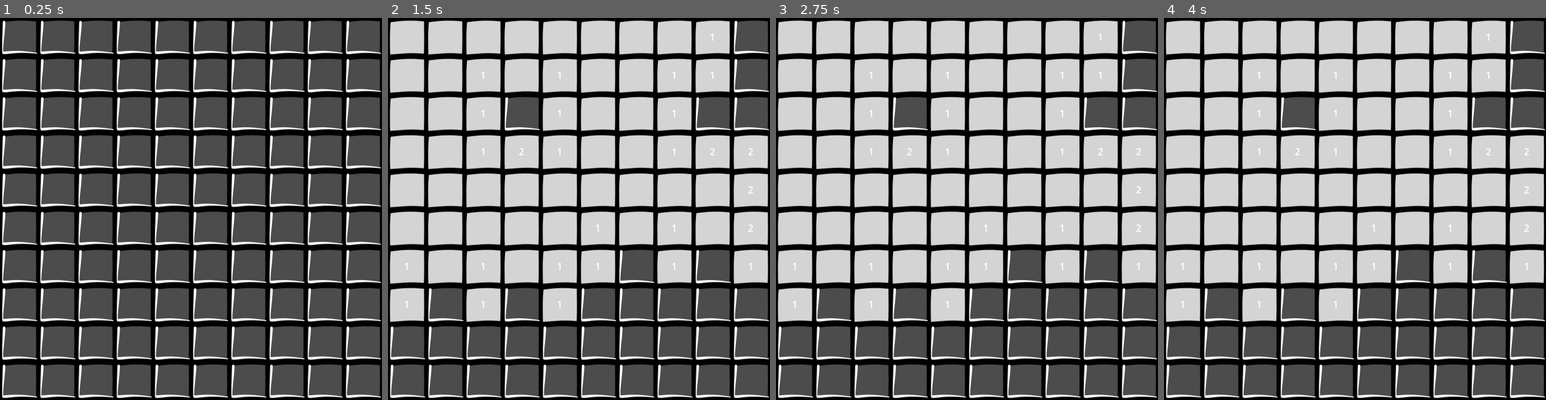
Above: before the commit, frames 1-4 (left to right).
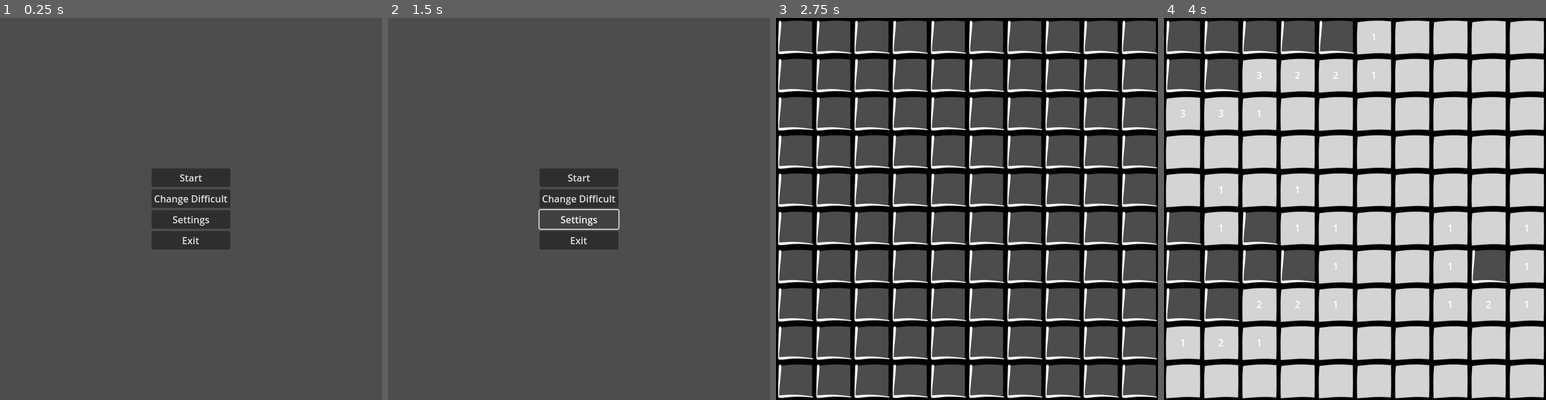
Above: after the commit, the same moments.

Repository: anonlatte/Minesweeper_1
Game: Godot game, scene res://Main.tscn
Same seed, same stepped clock (60 frames per second), same inputs: the game is played once before the commit and once after it.
Inputs (mouse positions are in pixels of both pictures, inside the frame that each line leads up to):
- Up to frame 1 (0.25 s): no input
- Up to frame 2 (1.5 s): click (579, 197) at 0.5 s, where only the run after the commit has a clickable "Change Difficult"; click (579, 220) at 1.25 s, where only the run after the commit has a clickable "Settings"
- Up to frame 3 (2.75 s): click (967, 178) at 2 s, where only the run after the commit has a clickable "Start"
- Up to frame 4 (4 s): tap Enter at 2.75 s; move the mouse to (1439, 189) at 2.77 s; press the mouse at (1439, 189) at 2.78 s; tap Space at 3.5 s; move the mouse to (1278, 228) at 3.52 s; release the mouse at (1278, 228) at 3.53 s; click (1278, 228) at 3.6 s

The runs differ from the first frame. In frame 1, 37% of the frame differs, in the area x 0-100%, y 0-100%; in frame 2, 76%; in frame 3, 50%; in frame 4, 35%.

Commit message:
FF changes

Diff:
--- /dev/null
+++ b/Board.gd
@@ -0,0 +1,36 @@
+extends Node2D
+
+var tiles: Array
+var row: int = 15
+var col: int = 10
+var bomb_count: int = 15
+var Tile: PackedScene = preload("res://Tile.tscn")
+var sprite_size: int = 64
+
+
+func generate():
+	for i in row:
+		for j in col:
+			var tile: Node = Tile.instantiate()
+			tile.position = Vector2(i, j) * sprite_size
+			add_child(tile)
+	tiles = get_children()
+	set_bombs()
+
+
+func set_bombs():
+	var n: int = 0
+	while n < bomb_count:
+		var tile = tiles[randi() % len(tiles)]
+		if not tile.is_mine:
+			tile.set_bomb()
+			n += 1
+
+
+func loose_game():
+	for tile in tiles:
+		if tile.is_mine:
+			tile.isEnabled
+			tile.uncover()
+	var Main: Node2D = get_parent()
+	Main.update_status(Main.GAME_STATE.LOOSE)
--- a/Main.gd
+++ b/Main.gd
@@ -1,25 +1,32 @@
 extends Node2D
 
-var row: int = 15
-var col: int = 10
-var bomb_count: int = 15
-var Tile: PackedScene = preload("res://Tile.tscn")
-var sprite_size: int = 64
-var tiles: Array
+enum GAME_STATE { MENU, IN_PROGRESS, PAUSE, WIN, LOOSE }
+
 
 func _ready():
-	for i in  row:
-		for j in col:
-			var tile: Node = Tile.instantiate()
-			tile.position = Vector2(i, j) * sprite_size
-			add_child(tile)
-	tiles = get_children()
-	set_bombs()
+	$Menu/Status.hide()
+	update_status(GAME_STATE.MENU)
 
-func set_bombs():
-	var n: int = 0
-	while n < bomb_count:
-		var tile = tiles[randi() % len(tiles)]
-		if not tile.is_mine:
-			tile.set_bomb()
-			n +=1
+
+func start_game():
+	$Board.generate()
+
+
+func update_status(state: GAME_STATE):
+	$Menu.visible = state != GAME_STATE.IN_PROGRESS
+	match state:
+		GAME_STATE.MENU:
+			$Menu/Status.text = "Press any key to start"
+		GAME_STATE.IN_PROGRESS:
+			start_game()
+			$Menu/Status.text = "In progress"
+		GAME_STATE.PAUSE:
+			$Menu/Status.text = "Paused"
+		GAME_STATE.WIN:
+			$Menu/Status.text = "You win!"
+		GAME_STATE.LOOSE:
+			$Menu/Status.text = "You loose!"
+
+
+func _on_start_pressed() -> void:
+	update_status(GAME_STATE.IN_PROGRESS)
--- a/Main.tscn
+++ b/Main.tscn
@@ -1,6 +1,54 @@
-[gd_scene load_steps=2 format=3 uid="uid://i0wq1key5dhk"]
+[gd_scene load_steps=3 format=3 uid="uid://i0wq1key5dhk"]
 
 [ext_resource type="Script" path="res://Main.gd" id="1_aqh2a"]
+[ext_resource type="Script" path="res://Board.gd" id="2_diq6s"]
 
-[node name="Node2D" type="Node2D"]
+[node name="Main" type="Node2D"]
 script = ExtResource("1_aqh2a")
+
+[node name="Board" type="Node2D" parent="."]
+script = ExtResource("2_diq6s")
+
+[node name="Menu" type="CenterContainer" parent="."]
+offset_right = 640.0
+offset_bottom = 640.0
+
+[node name="VBoxContainer" type="VBoxContainer" parent="Menu"]
+layout_mode = 2
+alignment = 1
+
+[node name="Start" type="Button" parent="Menu/VBoxContainer"]
+layout_mode = 2
+text = "Start
+"
+
+[node name="Difficult" type="Button" parent="Menu/VBoxContainer"]
+layout_mode = 2
+text = "Change Difficult"
+
+[node name="Settings" type="Button" parent="Menu/VBoxContainer"]
+layout_mode = 2
+text = "Settings"
+
+[node name="Exit" type="Button" parent="Menu/VBoxContainer"]
+layout_mode = 2
+text = "Exit
+"
+
+[node name="Status" type="Label" parent="Menu"]
+layout_mode = 2
+text = "In progress"
+horizontal_alignment = 1
+vertical_alignment = 1
+
+[node name="Time" type="Label" parent="."]
+visible = false
+offset_left = 557.0
+offset_right = 640.0
+offset_bottom = 23.0
+horizontal_alignment = 1
+vertical_alignment = 1
+
+[node name="Timer" type="Timer" parent="Time"]
+
+[connection signal="pressed" from="Menu/VBoxContainer/Start" to="." method="_on_start_pressed"]
--- a/Tile.gd
+++ b/Tile.gd
@@ -67,6 +67,9 @@
 func _on_control_gui_input(event):
 	if event is InputEventMouseButton:
 		if event.is_action_pressed("left_click"):
-			uncover()
+			if !is_mine:
+				uncover()
+			else:
+				get_parent().loose_game()
 		if event.is_action_pressed("right_click"):
 			toggle_flag()
Not shown, changed: addons/gdLinter/gdLinter.gd
